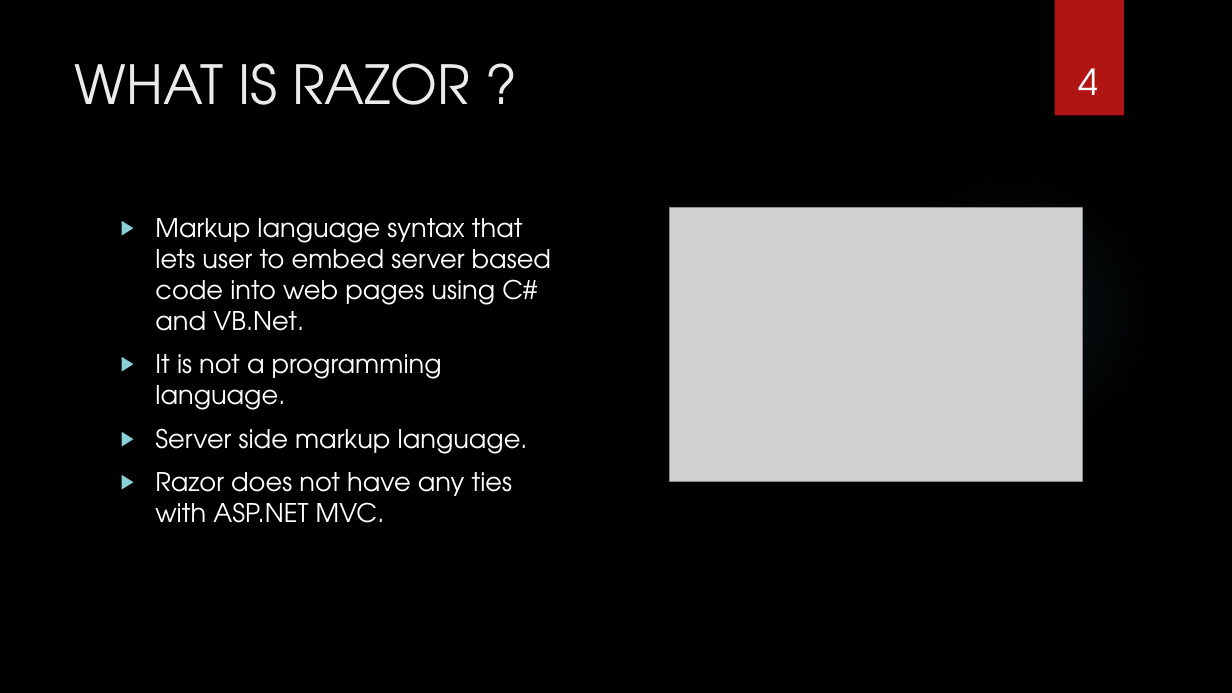
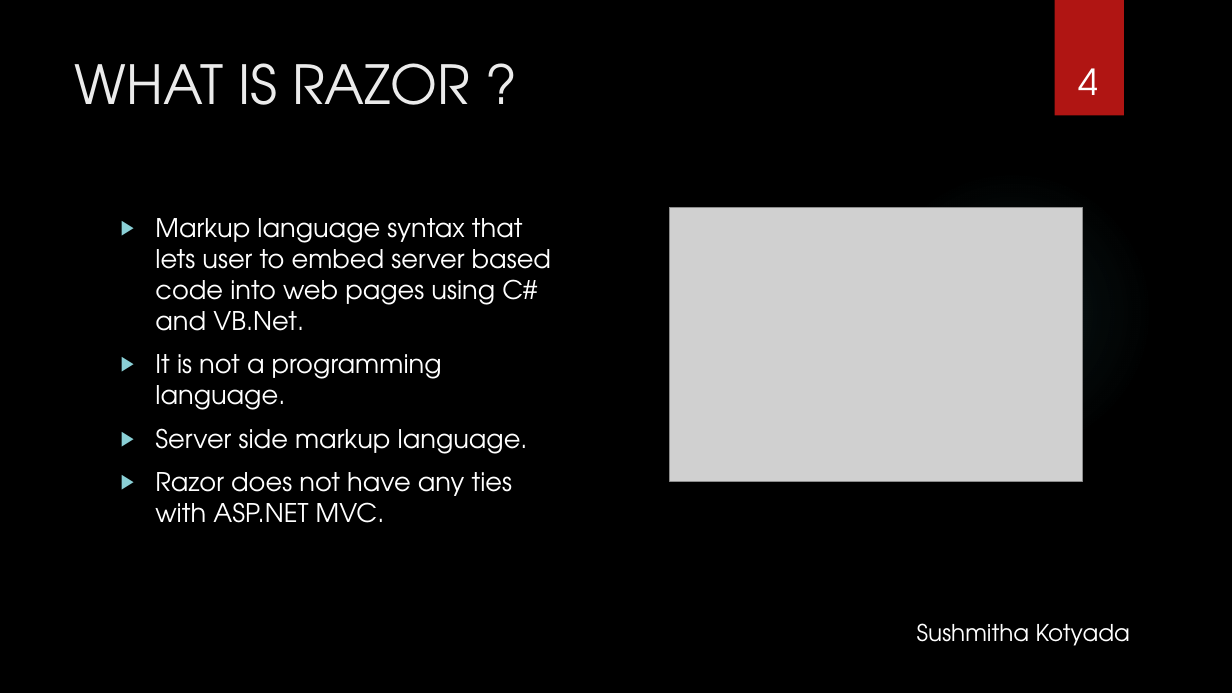
Before and after one commit to bharadwaj0211/RazorDemo, a slide deck: slide 4 of Razor_UX.pptx. Drawn at 1232x693 pixels with LibreOffice and Linux fonts; fonts in the diff are those of the drawing; grey boxes stand for pictures; background and template pictures are left out. Boxes give left, top, right and bottom in pixels: in the first picture for what was removed or moved away, otherwise in the second. Text is boxed around its words. In the diff, an @@ line names an element or a change of style, - is before the commit and + after.

```diff
--- a/Razor_UX.pptx
+++ b/Razor_UX.pptx
@@ text added at (917, 623, 1130, 646), 18 pt, text #FFFFFF @@
+Sushmitha Kotyada
```
Also in this commit, not shown: 13 other slides changed, 1 slide added, 1 slide removed.
